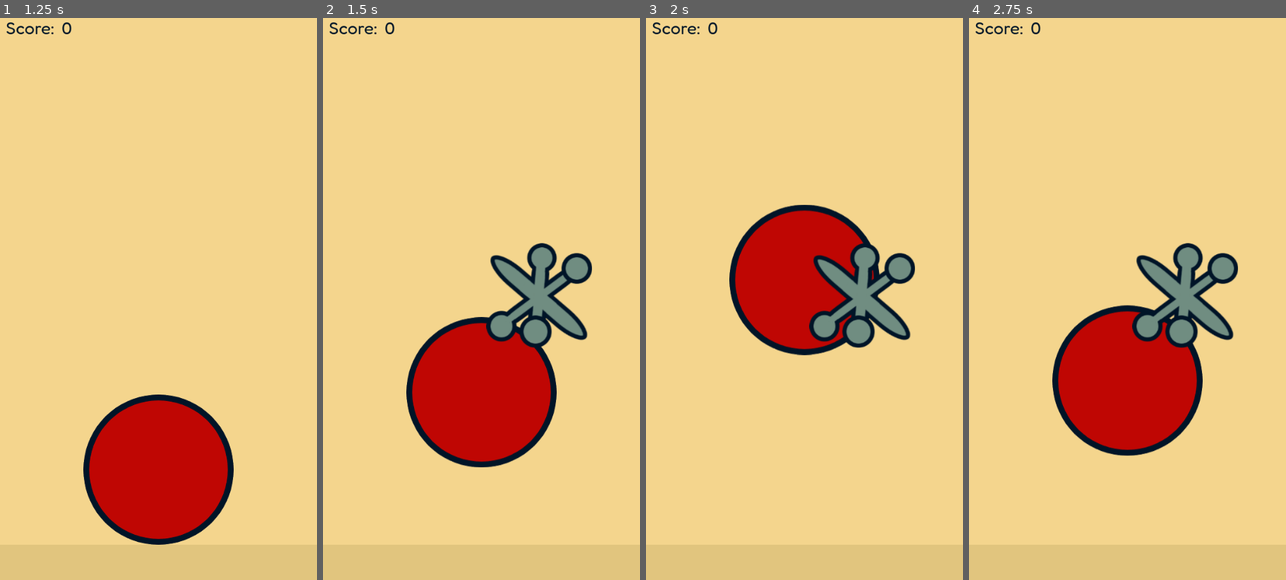
Above: before the commit, frames 1-4 (left to right).
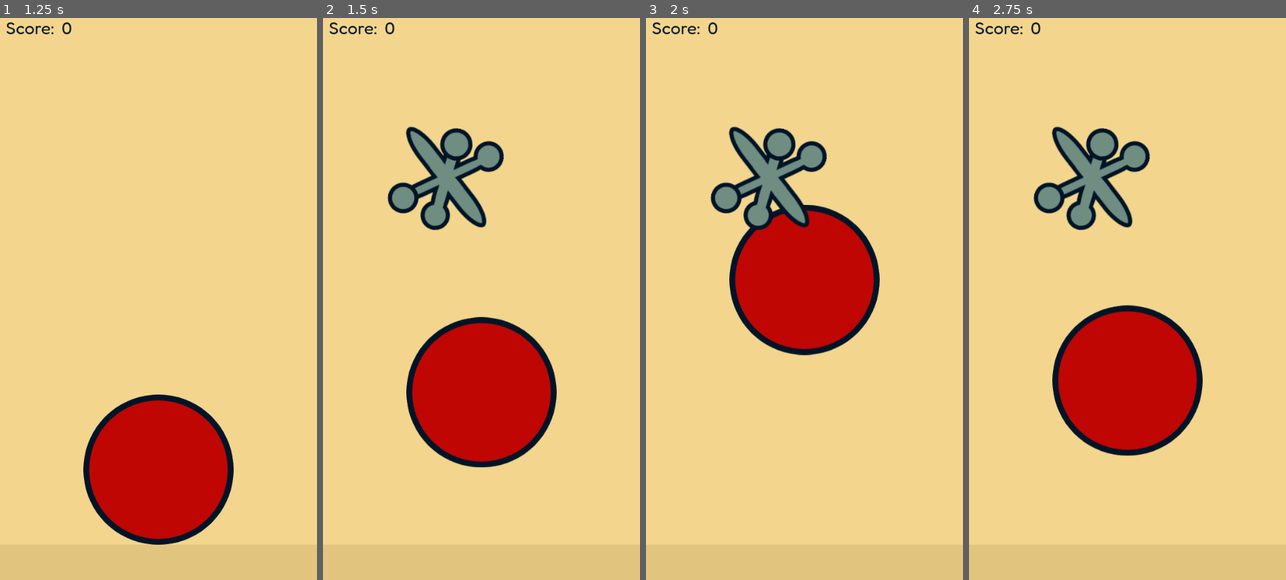
Above: after the commit, the same moments.

Repository: casellner/Idle-Jacks
Game: Godot game, scene res://game.tscn
Same seed, same stepped clock (60 frames per second), same inputs: the game is played once before the commit and once after it.
Inputs (mouse positions are in pixels of both pictures, inside the frame that each line leads up to):
- Up to frame 1 (1.25 s): click (158, 197) at 0.5 s
- Up to frame 2 (1.5 s): click (481, 467) at 1.25 s
- Up to frame 3 (2 s): no input
- Up to frame 4 (2.75 s): click (1127, 276) at 2 s

Frame 1 is identical in both runs. In frame 2, 7.4% of the frame differs, in the area x 20-85%, y 19-59%; in frame 3, 7.2%; in frame 4, 7.4%.

Commit message:
randomize jack rotation

Diff:
--- a/Godot/scripts/game.gd
+++ b/Godot/scripts/game.gd
@@ -36,6 +36,7 @@
 
 	jack_instance = mynode.instantiate()
 	jack_instance.position = Vector2(x, y)
+	jack_instance.rotation = randf_range(0, 2 * PI)
 	add_child(jack_instance)
 	jack_instance.connect("jack_clicked", Callable(self, "score_jack"))
 
